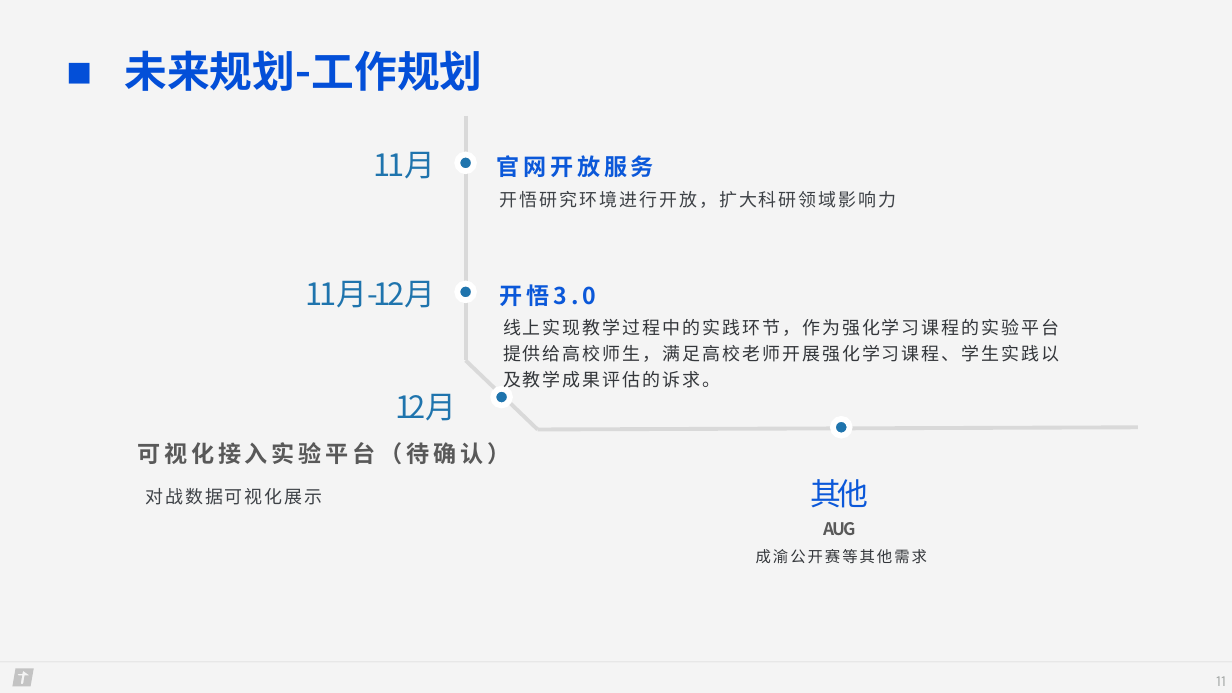
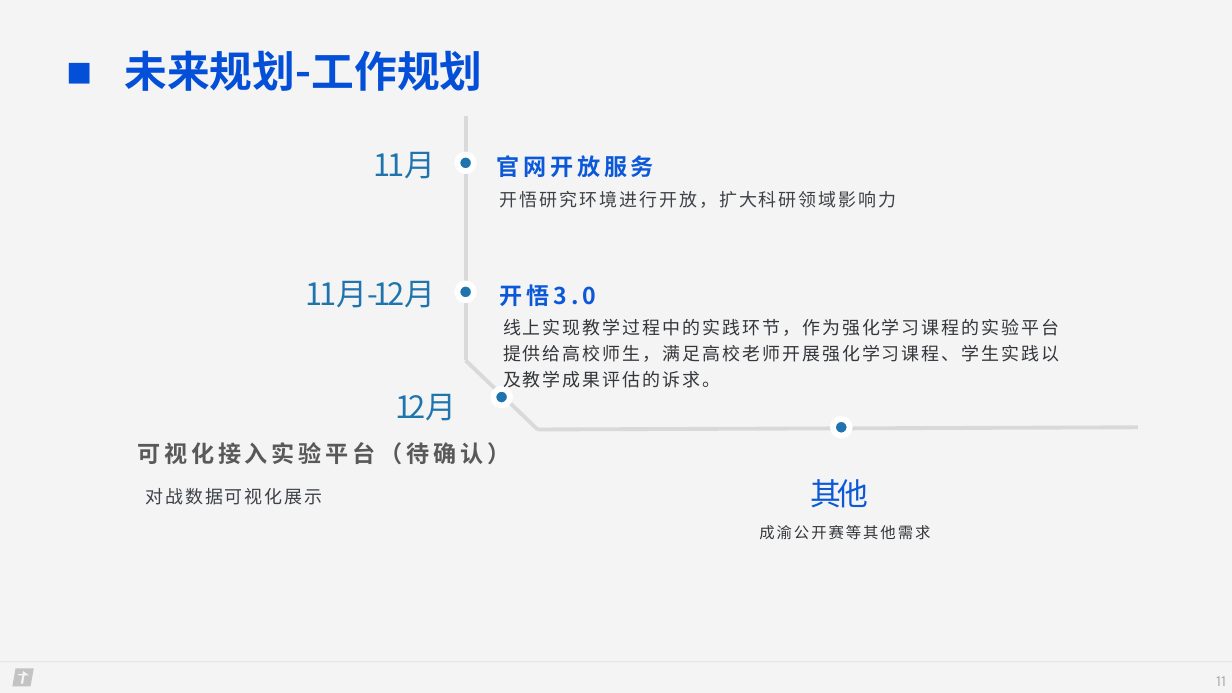
Before and after one commit to sunshiheima/MyPoject, a slide deck: slide 11 of files/简历/答辩.pptx. Drawn at 1232x693 pixels with LibreOffice and Linux fonts; fonts in the diff are those of the drawing; background and template pictures are left out. Boxes give left, top, right and bottom in pixels: in the first picture for what was removed or moved away, otherwise in the second. Text is boxed around its words. In the diff, an @@ line names an element or a change of style, - is before the commit and + after.

```diff
--- a/files/简历/答辩.pptx
+++ b/files/简历/答辩.pptx
@@ text "成渝公开赛等其他需求" moved from (x1=756, y1=549, x2=927, y2=564) to (x1=759, y1=525, x2=931, y2=540) @@
@@ text removed at (x1=823, y1=522, x2=855, y2=535) @@
-AUG
```
Also in this commit, not shown: 3 other slides changed, 1 slide added, 1 slide removed.
